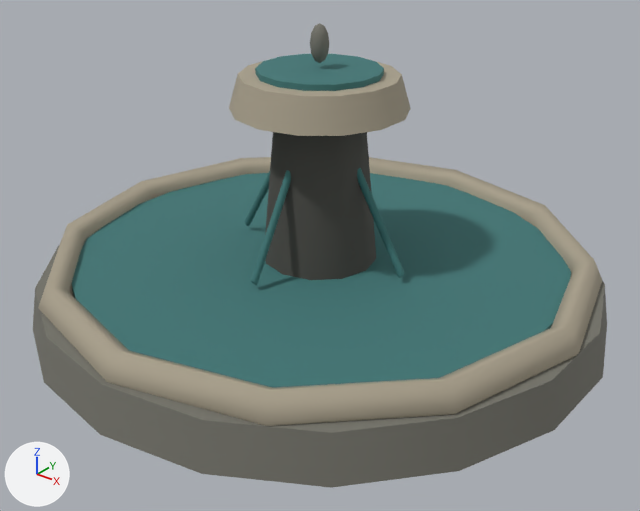
Renders of the glTF model public/assets/maps/detail-v1/models/fountain.glb from each side of a commit.
Both versions are drawn from a 50 mm lens placed at (3.9, -4.87, 3.43), pointed at (0.17, -0.21, 0.54). Every picture has the same lights, and +X, +Y and +Z are marked at lower left. The first picture is the older version. Vertices at exactly the same position are counted once.

Before the edit, the objects in view are built like this:
```python
mat_material_0 = principled_material('Material_0')
mat_material_0.texture = img_map_detail_palette_v1
mat_material_0.roughness = 0.9
me_mesh_0 = bpy.data.meshes.new('Mesh_0')
me_mesh_0.from_pydata(...)  # 371 vertices, 652 faces; spans x -2.2..2.2, y -2.2..2.2, z 0.0..2.2
me_mesh_0.materials.append(mat_material_0)  # picture img_map_detail_palette_v1
ob_fountain = bpy.data.objects.new('fountain', me_mesh_0)
ob_fountain.location = (0.0, 0.0, 0.0)
```
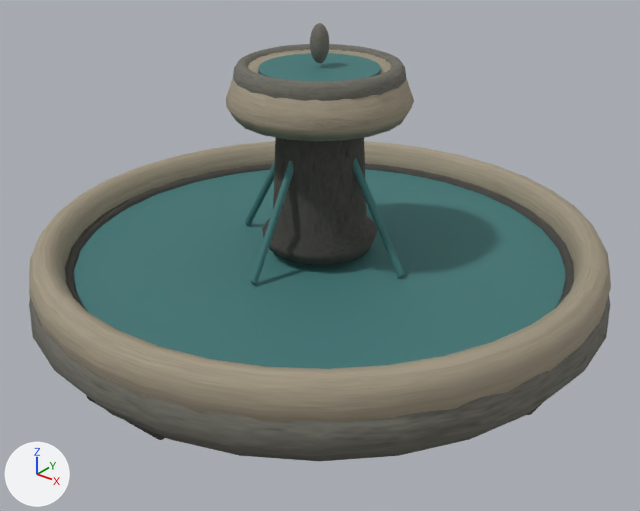
Where the change shows, as pixel boxes (x1, y1, x2, y2) in the pictures (640 x 511 px):
'fountain', surface changed, reshaped
    before: (33, 23, 607, 488)
    after: (29, 23, 611, 461)
part 1 of me_mesh_0, added (cyan)
    after: (73, 169, 566, 369)
part 2 of me_mesh_0, rebuilt
    before: (38, 157, 602, 426)
    after: (29, 290, 610, 461)
part 3 of me_mesh_0, rebuilt
    before: (33, 245, 607, 488)
    after: (29, 141, 611, 422)
part 4 of me_mesh_0, rebuilt
    before: (71, 173, 571, 388)
    after: (65, 164, 574, 308)
part 5 of me_mesh_0, added
    after: (233, 44, 406, 101)
part 6 of me_mesh_0, added (mostly hidden)
    after: (86, 395, 165, 440)
part 7 of me_mesh_0, added (brown)
    after: (226, 49, 414, 141)
part 8 of me_mesh_0, reshaped
    before: (229, 26, 410, 285)
    after: (245, 23, 404, 286)

The change, as a list of edits to the scene's bpy script:
```text
Add img_map_detail_orm:
    img_map_detail_orm = load_image('map-detail-orm', '_unpacked/map-detail-orm', 512, 256, 'Non-Color')
Add img_map_detail_normal:
    img_map_detail_normal = load_image('map-detail-normal', '_unpacked/map-detail-normal', 512, 256, 'Non-Color')
Add img_map_detail_base_color:
    img_map_detail_base_color = load_image('map-detail-base-color', '_unpacked/map-detail-base-color', 512, 256, 'sRGB')
Change mat_material_0:
    remove # nodes: BsdfPrincipled, OutputMaterial, TexImage
    remove # uses the picture img_map_detail_palette_v1
    nodes: BsdfPrincipled, Mix, NormalMap, OutputMaterial, SeparateColor, TexImage x3, VertexColor
    uses the picture img_map_detail_base_color
    uses the picture img_map_detail_normal
    uses the picture img_map_detail_orm
Change me_mesh_0:
    used by ob_fountain; location = (0.0, 0.0, 0.0)
    remove me_mesh_0.from_pydata(...)  # 371 vertices, 652 faces; spans x -2.2..2.2, y -2.2..2.2, z 0.0..2.2
    add me_mesh_0.from_pydata(...)  # 5286 vertices, 10184 faces; spans x -2.2..2.2, y -2.2..2.2, z 0.0..2.2
    me_mesh_0 part 1: a new loose piece, a 28-sided cylinder along z spanning x -1.862..1.862, y -1.862..1.862, z 0.391..0.461, in mat_material_0
    me_mesh_0 part 2: the loose piece of 66 vertices spanning x -2.15..2.15, y -2.12..2.12, z 0.21..0.53 is rebuilt with 319 vertices and now spans x -2.2..2.2, y -2.2..2.2, z 0.0..0.53
    me_mesh_0 part 3: the loose piece of 40 vertices spanning x -2.2..2.2, y -2.2..2.2, z 0.0..0.34 is rebuilt with 445 vertices and now spans x -2.17..2.17, y -2.17..2.17, z 0.31..0.68
    me_mesh_0 part 4: the loose piece of 40 vertices spanning x -1.89..1.89, y -1.89..1.89, z 0.35..0.42 is rebuilt with 445 vertices and now spans x -1.95..1.95, y -1.95..1.95, z 0.36..0.5
    me_mesh_0 part 5: a new loose piece of 445 vertices spanning x -0.61..0.61, y -0.61..0.61, z 1.75..1.94, in mat_material_0
    me_mesh_0 part 6: a new loose piece of 152 vertices spanning x -0.37..0.37, y -2.03..-1.73, z 0.0..0.28, in mat_material_0
    me_mesh_0 part 7: a new loose piece of 147 vertices spanning x -0.68..0.68, y -0.68..0.68, z 1.55..1.91, in mat_material_0
    me_mesh_0 part 8: 9 vertices moved within x -0.05..0.05, y -0.03..0.03, z 1.89..2.13; 137 vertices removed from x -0.79..0.79, y -0.77..0.77, z 0.4..2.13; 785 vertices added at x -0.78..0.78, y -0.78..0.78, z 0.46..2.2
    other edits to the shape of me_mesh_0 do not show in these pictures
```
